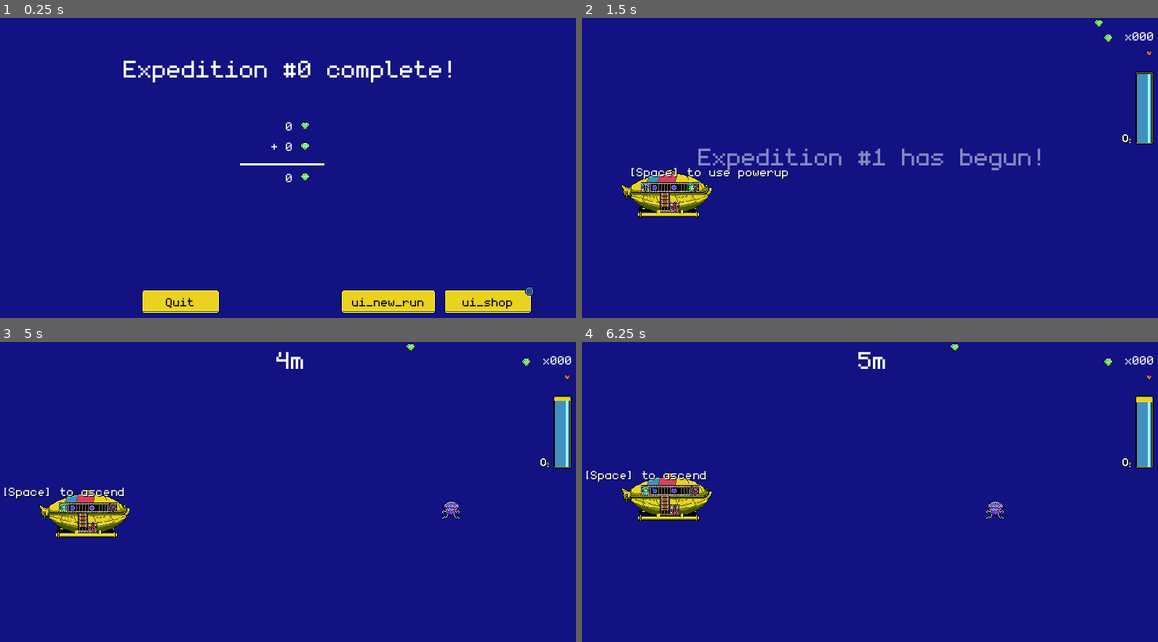
Above: before the commit, frames 1-4 (two rows, left to right).
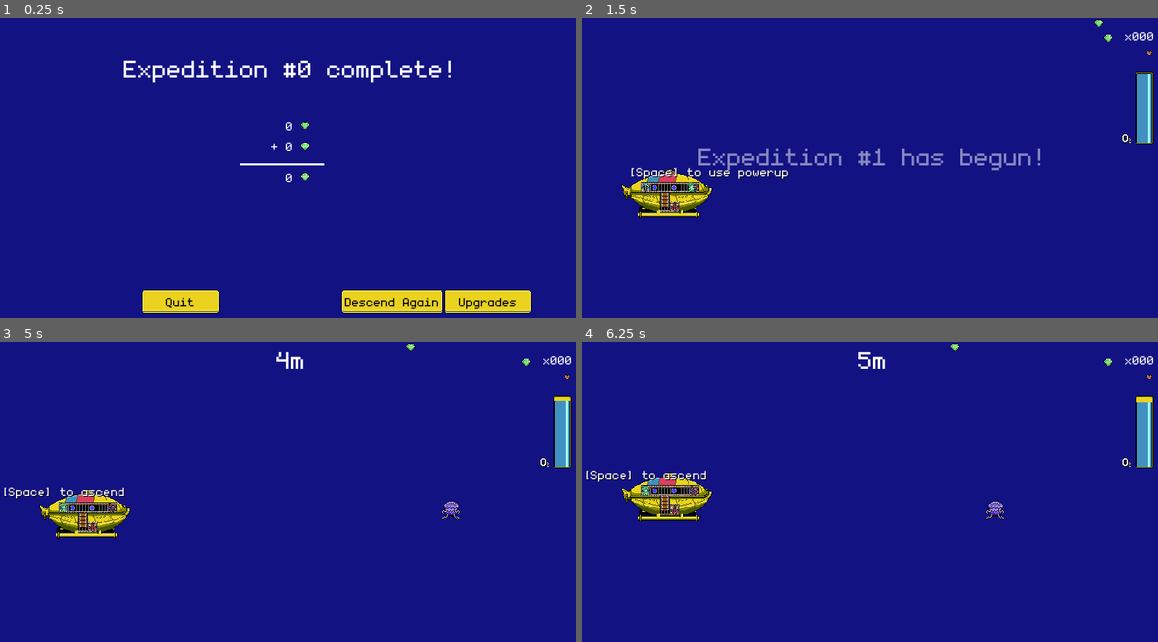
Above: after the commit, the same moments.

Repository: dmitriy-shmilo/gwj41
Game: Godot game, scene res://score_screen/score_screen.tscn
Same seed, same stepped clock (60 frames per second), same inputs: the game is played once before the commit and once after it. This scene is started directly instead of the project's main scene. The engine's default icon, where the game draws it, is replaced by a stand-in: a white triangle on a blue panel in a dark square.
Inputs (mouse positions are in pixels of both pictures, inside the frame that each line leads up to):
- Up to frame 1 (0.25 s): no input
- Up to frame 2 (1.5 s): click "ui_new_run" (after the commit: "Descend Again") at 0.5 s; tap Enter at 1.25 s; move the mouse to (1002, 165) at 1.27 s; hold D (right) from 1.28 s (still down); hold Space (interact) from 1.28 s (still down); click (1002, 165) at 1.42 s
- Up to frame 3 (5 s): move the mouse to (172, 522) at 2.02 s; release D (right) at 2.03 s; release Space (interact) at 2.03 s; hold S (down) 2.03-2.78 s; tap Space (interact) at 2.1, 3.6 s; move the mouse to (351, 435) at 2.77 s; hold D (right) 2.78-3.53 s; hold Space (interact) 2.78-3.53 s; move the mouse to (259, 570) at 3.52 s; hold W (up) 3.53-4.28 s; click (259, 570) at 3.67 s; move the mouse to (466, 555) at 4.27 s; hold A (left) from 4.28 s (still down); hold Space (interact) from 4.28 s (still down)
- Up to frame 4 (6.25 s): move the mouse to (697, 456) at 5.02 s; release Space (interact) at 5.03 s; tap Space (interact) at 5.1 s; move the mouse to (904, 504) at 5.77 s; release A (left) at 5.78 s; hold S (down) from 5.78 s (still down); hold Space (interact) from 5.78 s (still down); click (904, 504) at 5.92 s

The runs differ from the first frame. In frame 1, 0.5% of the frame differs, in the area x 59-93%, y 89-99%; in frame 2, nothing differs; in frame 3, less than 0.1%; in frame 4, less than 0.1%.

Commit message:
Show new upgrade indicator if available.

Diff:
--- a/src/assets/art/new_upgrade_icon.tres
+++ b/src/assets/art/new_upgrade_icon.tres
@@ -4,4 +4,4 @@
 
 [resource]
 atlas = ExtResource( 1 )
-region = Rect2( 0, 0, 16, 16 )
+region = Rect2( 480, 32, 16, 16 )
--- a/src/data/upgrades/upgrade_registry.gd
+++ b/src/data/upgrades/upgrade_registry.gd
@@ -14,6 +14,20 @@
 
 func _ready() -> void:
 	_load()
+
+
+func purchasable_upgrades_available() -> bool:
+	var treasure = UserSaveData.current_treasure
+	var progress = UserSaveData.best_progress
+
+	for upgrade in UPGRADES:
+		if upgrade.purchased \
+			or upgrade.price > treasure \
+			or upgrade.required_progress > progress:
+				continue
+		return true
+
+	return false
 
 
 func get_progress_milestones() -> Array:
--- a/src/score_screen/score_screen.gd
+++ b/src/score_screen/score_screen.gd
@@ -6,7 +6,8 @@
 onready var _current_treasure = $"CurrentTreasure"
 onready var _gained_treasure = $"GainedTreasure"
 onready var _total_treasure = $"TotalTreasure"
-
+onready var _new_upgrades_indicator = $"ShopButton/NewUpgradesIndicator"
+onready var _new_upgrades_tween = $"ShopButton/NewUpgradesTween"
 
 func _ready() -> void:
 	_score_label.bbcode_text = tr("txt_score_title") % UserSaveData.current_expedition
@@ -15,6 +16,11 @@
 	_total_treasure.bbcode_text = tr("txt_treasure_count") % (UserSaveData.current_treasure + UserSaveData.last_recovered_treasure)
 	UserSaveData.current_treasure += UserSaveData.last_recovered_treasure
 	UserSaveData.save_data()
+
+	_new_upgrades_indicator.visible = UpgradeRegistry.purchasable_upgrades_available()
+	_new_upgrades_tween.interpolate_property(_new_upgrades_indicator, "rec_scale", Vector2.ONE, Vector2(1.5, 1.5), 0.4, Tween.TRANS_LINEAR, Tween.EASE_OUT, 0)
+	_new_upgrades_tween.interpolate_property(_new_upgrades_indicator, "rect_scale", Vector2(1.5, 1.5), Vector2.ONE, 0.4, Tween.TRANS_LINEAR, Tween.EASE_IN, 0.4)
+	_new_upgrades_tween.start()
 
 
 func _on_QuitButton_pressed() -> void:
--- a/src/score_screen/score_screen.tscn
+++ b/src/score_screen/score_screen.tscn
@@ -21,7 +21,7 @@
 custom_fonts/normal_font = ExtResource( 1 )
 bbcode_enabled = true
 bbcode_text = "[center]Expedition %d complete.[/center]"
-text = "[center]Expedition %d complete.[/center]"
+text = "Expedition %d complete."
 __meta__ = {
 "_edit_use_anchors_": false
 }
@@ -32,7 +32,7 @@
 margin_bottom = 196.0
 bbcode_enabled = true
 bbcode_text = "[center]  %d [img]res://assets/art/treasure_icon.tres[/img][/center]"
-text = "[center]  %d [img]res://assets/art/treasure_icon.tres[/img][/center]"
+text = "  %d "
 __meta__ = {
 "_edit_use_anchors_": false
 }
@@ -43,7 +43,7 @@
 margin_bottom = 230.0
 bbcode_enabled = true
 bbcode_text = "[center]+ %d [img]res://assets/art/treasure_icon.tres[/img][/center]"
-text = "[center]+ %d [img]res://assets/art/treasure_icon.tres[/img][/center]"
+text = "+ %d "
 __meta__ = {
 "_edit_use_anchors_": false
 }
@@ -54,7 +54,7 @@
 margin_bottom = 281.0
 bbcode_enabled = true
 bbcode_text = "[center]+ %d [img]res://assets/art/treasure_icon.tres[/img][/center]"
-text = "[center]+ %d [img]res://assets/art/treasure_icon.tres[/img][/center]"
+text = "+ %d "
 __meta__ = {
 "_edit_use_anchors_": false
 }
@@ -102,18 +102,24 @@
 margin_top = -92.0
 margin_right = 398.0
 margin_bottom = -52.0
-text = "ui_shop"
+text = "ui_shop_title"
 
-[node name="TextureRect" type="TextureRect" parent="."]
-anchor_left = 0.5
-anchor_top = 1.0
-anchor_right = 0.5
-anchor_bottom = 1.0
-margin_left = 386.0
-margin_top = -97.0
-margin_right = 402.0
-margin_bottom = -81.0
+[node name="NewUpgradesIndicator" type="TextureRect" parent="ShopButton"]
+anchor_left = 1.0
+anchor_right = 1.0
+margin_left = -11.0
+margin_top = -5.0
+margin_right = 5.0
+margin_bottom = 11.0
+rect_pivot_offset = Vector2( 8, 8 )
 texture = ExtResource( 3 )
+__meta__ = {
+"_edit_use_anchors_": false
+}
+
+[node name="NewUpgradesTween" type="Tween" parent="ShopButton"]
+repeat = true
+playback/repeat = true
 
 [connection signal="pressed" from="QuitButton" to="." method="_on_QuitButton_pressed"]
 [connection signal="pressed" from="NewRunButton" to="." method="_on_NewRunButton_pressed"]
--- a/src/shop_screen/shop_screen.tscn
+++ b/src/shop_screen/shop_screen.tscn
@@ -112,9 +112,9 @@
 anchor_top = 1.0
 anchor_right = 1.0
 anchor_bottom = 1.0
-margin_left = -158.0
+margin_left = -314.0
 margin_top = -56.0
-margin_right = -16.0
+margin_right = -35.0
 margin_bottom = -16.0
 text = "ui_new_run"
 __meta__ = {
--- a/src/title_screen/title_screen.tscn
+++ b/src/title_screen/title_screen.tscn
@@ -49,17 +49,24 @@
 [node name="CreditsScene" parent="." instance=ExtResource( 6 )]
 visible = false
 
-[node name="CreditsText" parent="CreditsScene" index="1"]
-text = "[center]Thank you for playing[/center]"
-
 [node name="SettingsScene" parent="." instance=ExtResource( 5 )]
 visible = false
 
+[node name="VideoSettings" parent="SettingsScene/VBoxContainer/PanelContainer/TabContainer" index="1"]
+margin_top = 48.0
+
 [node name="Container" parent="SettingsScene/VBoxContainer/PanelContainer/TabContainer/VideoSettings" index="0"]
 margin_left = 362.0
-margin_top = 195.0
+margin_top = 189.0
 margin_right = 536.0
-margin_bottom = 267.0
+margin_bottom = 261.0
+
+[node name="KeyBindings" parent="SettingsScene/VBoxContainer/PanelContainer/TabContainer" index="2"]
+margin_top = 48.0
+
+[node name="GridContainer" parent="SettingsScene/VBoxContainer/PanelContainer/TabContainer/KeyBindings" index="0"]
+margin_top = 225.0
+margin_bottom = 225.0
 
 [node name="TutorialScene" parent="." instance=ExtResource( 4 )]
 visible = false
--- a/src/tr_keys.csv
+++ b/src/tr_keys.csv
@@ -19,6 +19,7 @@
 ui_back_to_title,Back,Назад
 ui_quit,Quit,Выход
 ui_shop_title,"Upgrades","Улучшения"
+ui_new_run,"Descend Again","Погрузиться Снова"
 key_up,Up,Вверх
 key_down,Down,Вниз
 key_left,Left,Влево
Binary file changed: src/assets/art/ui.aseprite
Binary file changed: src/assets/art/ui.png
